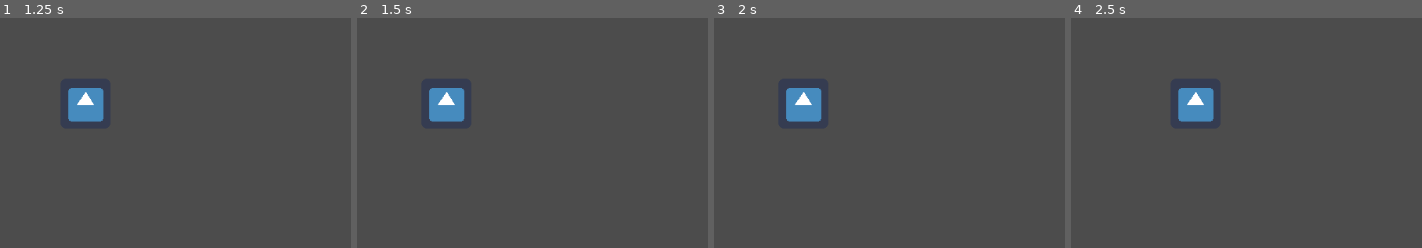
Above: before the commit, frames 1-4 (left to right).
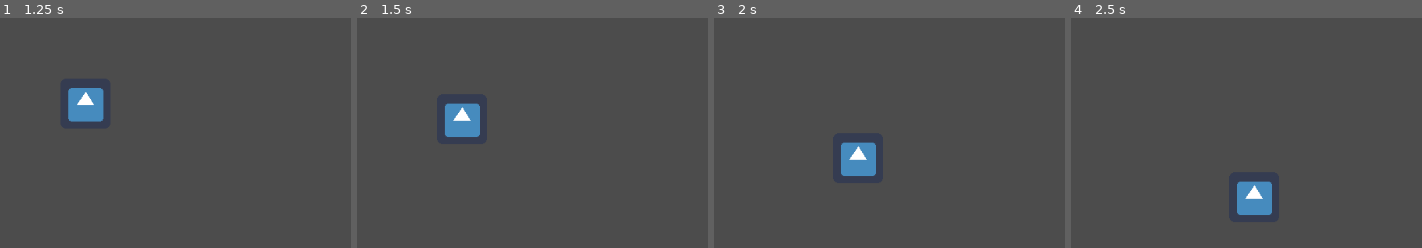
Above: after the commit, the same moments.

Repository: alexfaus08/Animals-Revenge
Game: Godot game, scene res://World.tscn
The game is run twice, just before and just after one commit, with the same random seed, the same clock (stepped at 60 frames per second) and the same inputs. The engine's default icon, where the game draws it, is replaced by a stand-in: a white triangle on a blue panel in a dark square.
Inputs:
- Up to frame 1 (1.25 s): tap Enter at 0.5 s; hold Right (ui_right) from 0.53 s (still down)
- Up to frame 2 (1.5 s): release Right (ui_right) at 1.28 s; hold Down (ui_down) from 1.28 s (still down)
- Up to frame 3 (2 s): keep holding Down (ui_down)
- Up to frame 4 (2.5 s): release Down (ui_down) at 2.03 s; hold Right (ui_right) from 2.03 s (still down)

Frame 1 is identical in both runs. In frame 2, 2.2% of the frame differs, in the area x 20-36%, y 30-52%; in frame 3, 3.0%, in the area x 20-47%, y 30-69%; in frame 4, 3.0%.

Commit message:
Added up and down movements for Player
movement according the the arrow keys

Diff:
--- a/Player.gd
+++ b/Player.gd
@@ -9,4 +9,13 @@
 	elif Input.is_action_pressed("ui_left"):
 		motion.x = -100
 		move_and_slide(motion)
+	elif Input.is_action_pressed("ui_up"):
+		motion.y = -100
+		move_and_slide(motion)
+	elif Input.is_action_pressed("ui_down"):
+		motion.y = 100
+		move_and_slide(motion)
+	else:
+		motion.x = 0
+		motion.y = 0
 	pass
